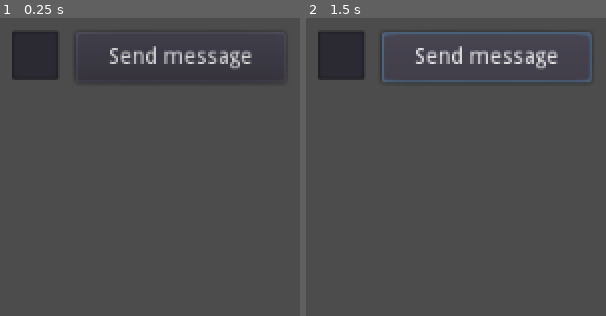
Above: before the commit, frames 1-2 (left to right).
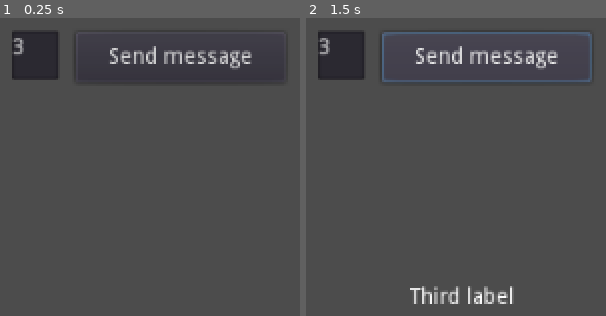
Above: after the commit, the same moments.

Repository: BRaven-UA/Message_bus
Game: Godot game, scene res://Test_message_bus.tscn
Same seed, same stepped clock (60 frames per second), same inputs: the game is played once before the commit and once after it.
Inputs:
- Up to frame 1 (0.25 s): no input
- Up to frame 2 (1.5 s): click "Send message" at 0.5 s; click "Send message" at 1.25 s

The runs differ from the first frame. In frame 1, 0.1% of the frame differs, in the area x 4-8%, y 6-13%; in frame 2, 1.1%, in the area x 4-69%, y 6-96%.
Error in both runs: Invalid get index '1899' (on base: 'Array'). (res://MessageBus.gd:42)

Commit message:
Update Test_message_bus.tscn

Diff:
--- a/Test_message_bus.tscn
+++ b/Test_message_bus.tscn
@@ -10,10 +10,10 @@
 "Labels",
 ]]
 visible = false
-margin_left = 97.0
-margin_top = 60.0
-margin_right = 172.0
-margin_bottom = 75.0
+margin_left = 225.0
+margin_top = 187.0
+margin_right = 300.0
+margin_bottom = 202.0
 text = "First label"
 script = ExtResource( 2 )
 
@@ -21,10 +21,10 @@
 "Labels",
 ]]
 visible = false
-margin_left = 97.0
-margin_top = 89.0
-margin_right = 172.0
-margin_bottom = 104.0
+margin_left = 225.0
+margin_top = 216.0
+margin_right = 306.0
+margin_bottom = 231.0
 text = "Second label"
 script = ExtResource( 2 )
 
@@ -32,10 +32,10 @@
 "Labels",
 ]]
 visible = false
-margin_left = 96.0
-margin_top = 121.0
-margin_right = 177.0
-margin_bottom = 136.0
+margin_left = 224.0
+margin_top = 248.0
+margin_right = 305.0
+margin_bottom = 263.0
 text = "Third label"
 script = ExtResource( 2 )
 
@@ -43,10 +43,10 @@
 "Labels",
 ]]
 visible = false
-margin_left = 95.0
-margin_top = 151.0
-margin_right = 176.0
-margin_bottom = 166.0
+margin_left = 223.0
+margin_top = 278.0
+margin_right = 304.0
+margin_bottom = 293.0
 text = "Fourth label"
 script = ExtResource( 2 )
 
@@ -62,13 +62,14 @@
 margin_top = 84.0
 margin_right = 195.0
 margin_bottom = 115.0
+text = "3"
 
 [node name="5" type="Label" parent="."]
 visible = false
-margin_left = 95.0
-margin_top = 186.0
-margin_right = 176.0
-margin_bottom = 201.0
+margin_left = 223.0
+margin_top = 313.0
+margin_right = 411.0
+margin_bottom = 328.0
 text = "Fifth label (outside the group)"
 script = ExtResource( 2 )
 [connection signal="pressed" from="Button" to="." method="_on_Button_pressed"]
